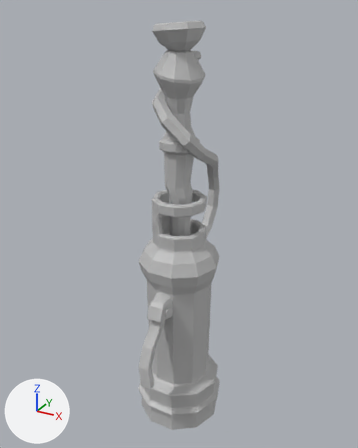
What one commit did to the FBX model Project Customer/Assets/Artists stuff/Models/FireExtWand_Presentation.fbx.
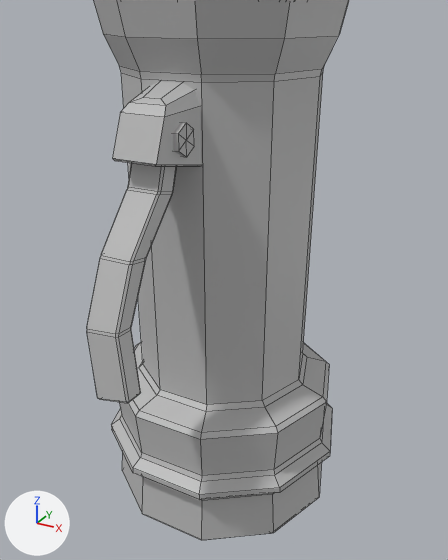
Old and new are each drawn whole from a 50 mm lens placed at (2.618, -3.557, 1.215), pointed at (2.365, -3.098, 0.985) and again close up from a 50 mm lens placed at (2.492, -3.327, 0.943), pointed at (2.4, -3.159, 0.859). The axes (+X, +Y, +Z) are drawn at lower left. The lights are the same throughout. The close-ups show mesh edges as thin lines. Where no turn or scale is listed for an object, it has been applied to the vertices.

Objects in the first close-up: 'FireE_Wand1', 'WandHolder'.
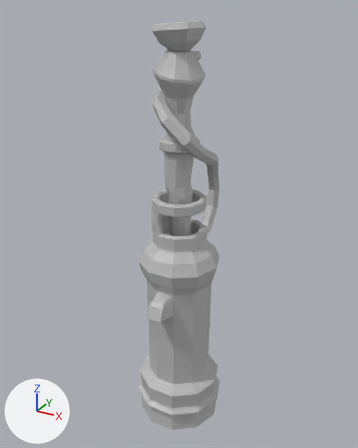
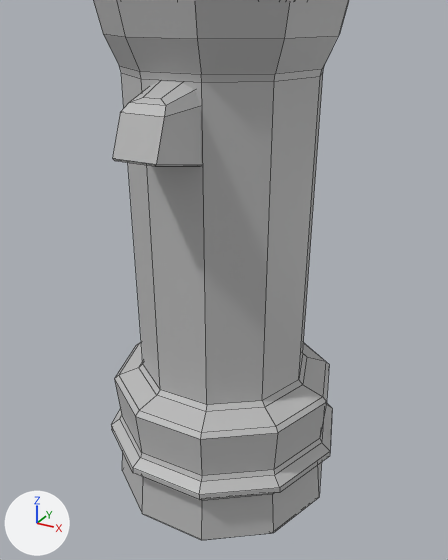
The newer file is also turned or shifted as a whole; pictures and numbers use the older file's frame.

Boxes (x1, y1, x2, y2) around the edits, measured in the close-ups (448 x 560 px):
'WandHolder', deleted
    before: (87, 122, 194, 403)

The change, as a diff of the scene's bpy script:
```diff
--- a/Project Customer/Assets/Artists stuff/Models/FireExtWand_Presentation.fbx.py
+++ b/Project Customer/Assets/Artists stuff/Models/FireExtWand_Presentation.fbx.py
@@ ob_wandholder @@
-ob_wandholder = bpy.data.objects.new('WandHolder', me_mesh_001)
-ob_wandholder.location = (2.3727, -3.173, 0.8651)
```
